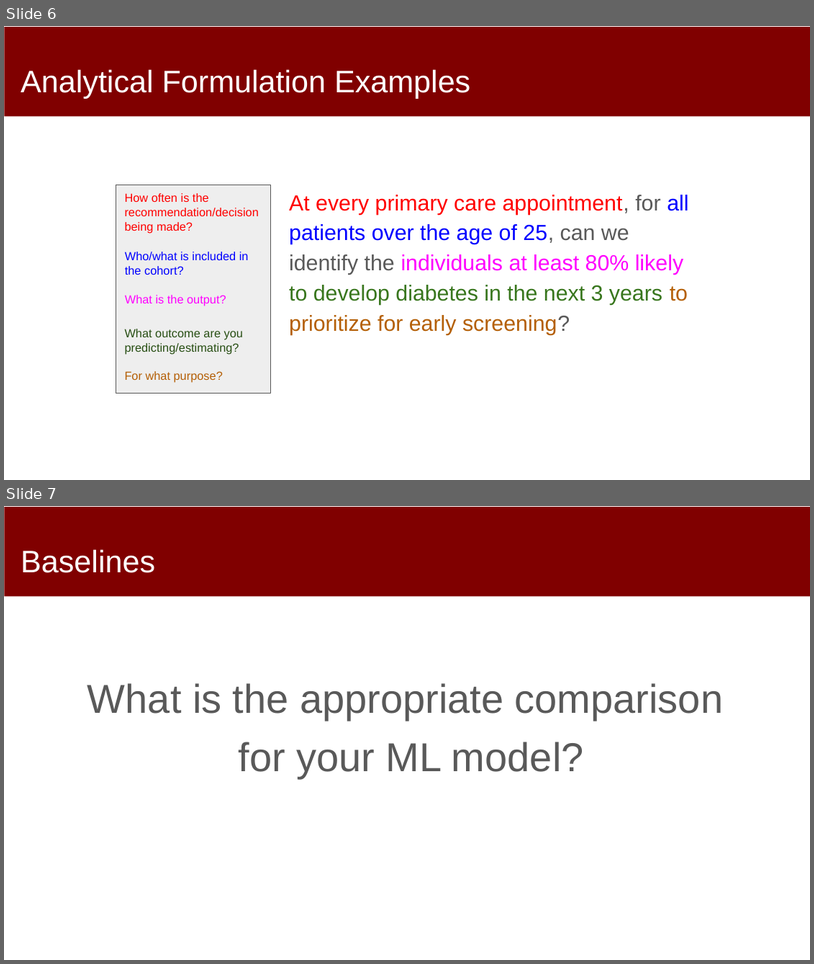
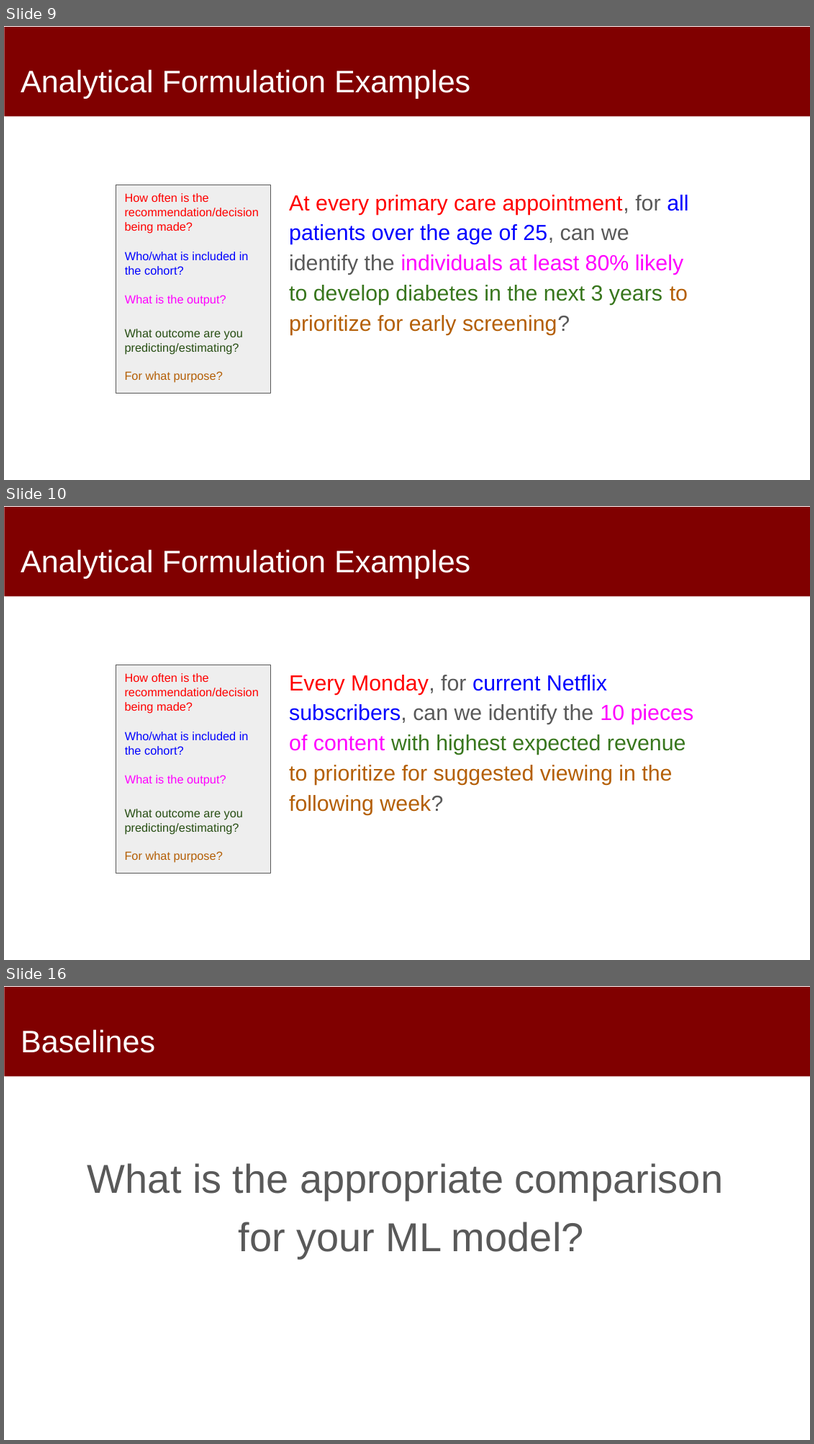
Before and after one commit to dssg/mlforpublicpolicylab, a slide deck: Lectures/09-Machine-Learning-Pipelines.pptx. Shown one above the other, each under a label of ours: slides 6 and 7 before the commit, slides 9, 10 and 16 after it; the slides between them are not shown. The pictures are 814x964 and 814x1444 pixels, drawn with LibreOffice and Linux fonts; fonts in the diff are those of the drawing. Boxes give left, top, right and bottom in pixels: in the first picture for what was removed or moved away, otherwise in the second. Text is boxed around its words. In the diff, an @@ line names an element or a change of style, - is before the commit and + after.

```diff
--- a/Lectures/09-Machine-Learning-Pipelines.pptx
+++ b/Lectures/09-Machine-Learning-Pipelines.pptx
@@ slide 10 added at [4,506,810,960], background #FFFFFF; not listed: 1 template element that a slide beside it also shows @@
@@ title added at [21,549,471,579], 37 pt, text #FFFFFF @@
+Analytical Formulation Examples
@@ rectangle added at [116,664,271,873], fill #EEEEEE, outline #595959 0.75 pt @@
@@ text added at [125,673,259,713], 14 pt, text #FF0000 @@
+How often is the recommendation/decision being made?
@@ text added at [289,674,694,815], 26 pt, text #B45F06 @@
+Every Monday, for current Netflix subscribers, can we identify the 10 pieces of content with highest expected revenue to prioritize for suggested viewing in the following week?
@@ text added at [125,731,249,754], 14 pt, text #0000FF @@
+Who/what is included in the cohort?
@@ text added at [125,775,226,785], 14 pt, text #FF00FF @@
+What is the output?
@@ text added at [125,808,243,862], 14 pt, text #274E13 @@
+What outcome are you predicting/estimating?
+For what purpose?
@@ what was slide 6 is now slide 9 @@
@@ what was slide 7 is now slide 16 @@
```
Also in this commit, not shown: 4 slides changed, 9 other slides added, 1 slide removed.
